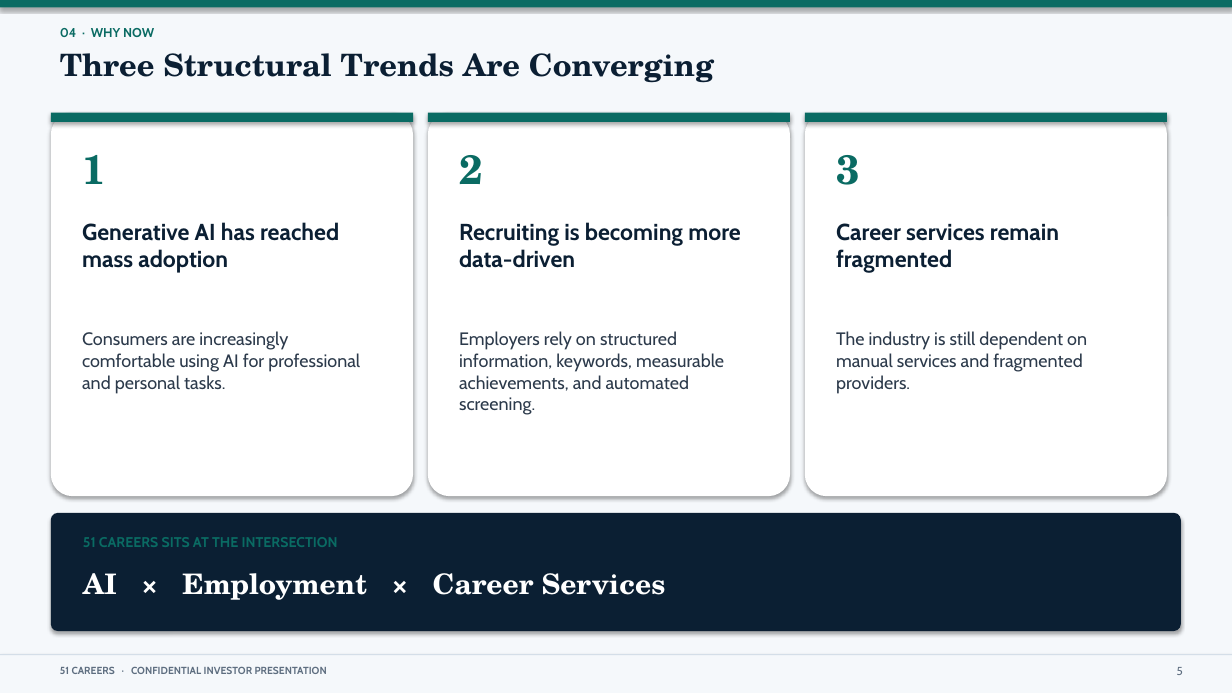
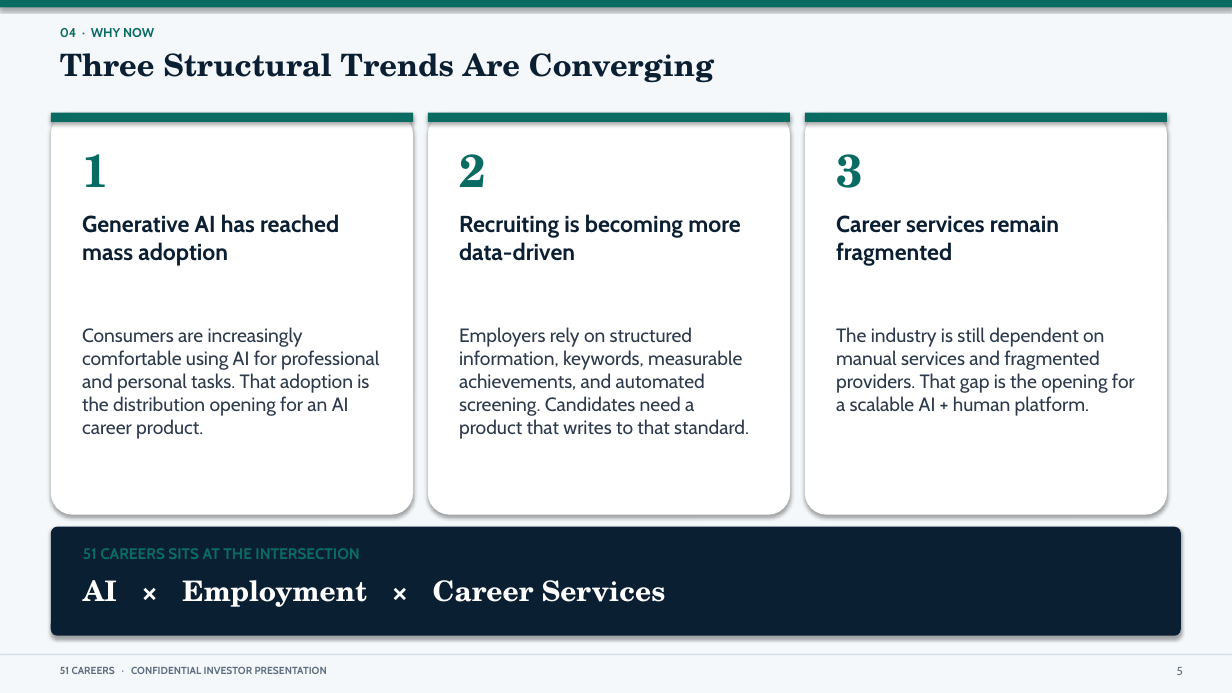
Before and after one commit to anthonyleedu/anthonyleedu, a slide deck: slide 5 of 51Careers_Addition.pptx. Drawn at 1232x693 pixels with LibreOffice and Linux fonts; fonts in the diff are those of the drawing. Boxes give left, top, right and bottom in pixels: in the first picture for what was removed or moved away, otherwise in the second. Text is boxed around its words. In the diff, an @@ line names an element or a change of style, - is before the commit and + after.

```diff
--- a/51Careers_Addition.pptx
+++ b/51Careers_Addition.pptx
@@ rounded rectangle: place and size @@
-rounded rectangle at (51,113,413,496)
+rounded rectangle at (51,113,413,515)
@@ rounded rectangle: place and size @@
-rounded rectangle at (428,113,790,496)
+rounded rectangle at (428,113,790,515)
@@ rounded rectangle: place and size @@
-rounded rectangle at (805,113,1167,496)
+rounded rectangle at (805,113,1167,515)
@@ size 32 to 36 pt in 3 elements at (82,154,109,187), (459,154,486,187), (836,154,863,188) @@
@@ text "Generative AI has reached mass ...": place and size @@
-text "Generative AI has reached mass ..." at (82,222,339,273)
+text "Generative AI has reached mass ..." at (82,214,339,266)
@@ text "Recruiting is becoming more data-driven": place and size @@
-text "Recruiting is becoming more data-driven" at (459,222,741,268)
+text "Recruiting is becoming more data-driven" at (459,214,741,261)
@@ text "Career services remain fragmented": place and size @@
-text "Career services remain fragmented" at (836,223,1059,273)
+text "Career services remain fragmented" at (836,215,1059,266)
@@ text at (82,327,379,439): text changed; size 14 to 15 pt @@
-Consumers are increasingly comfortable using AI for professional and personal tasks.
+Consumers are increasingly comfortable using AI for professional and personal tasks. That adoption is the distribution opening for an AI career product.
@@ text at (459,327,749,439): text changed; size 14 to 15 pt @@
-Employers rely on structured information, keywords, measurable achievements, and automated screening.
+Employers rely on structured information, keywords, measurable achievements, and automated screening. Candidates need a product that writes to that standard.
@@ text at (836,327,1135,416): text changed; size 14 to 15 pt @@
-The industry is still dependent on manual services and fragmented providers.
+The industry is still dependent on manual services and fragmented providers. That gap is the opening for a scalable AI + human platform.
@@ rounded rectangle: place and size @@
-rounded rectangle at (51,513,1181,631)
+rounded rectangle at (51,527,1181,636)
@@ text "AI × Employment × Career ...": place and size @@
-text "AI × Employment × Career ..." at (83,573,666,600)
+text "AI × Employment × Career ..." at (83,580,666,607)
@@ text "51 CAREERS SITS AT THE ...": place and size @@
-text "51 CAREERS SITS AT THE ..." at (83,537,338,547)
+text "51 CAREERS SITS AT THE ..." at (83,548,359,559)
@@ text "51 CAREERS SITS AT THE ..." at (83,548,359,559): size 11 to 12 pt @@
```
Also in this commit, not shown: 25 other slides changed, 1 other file.
